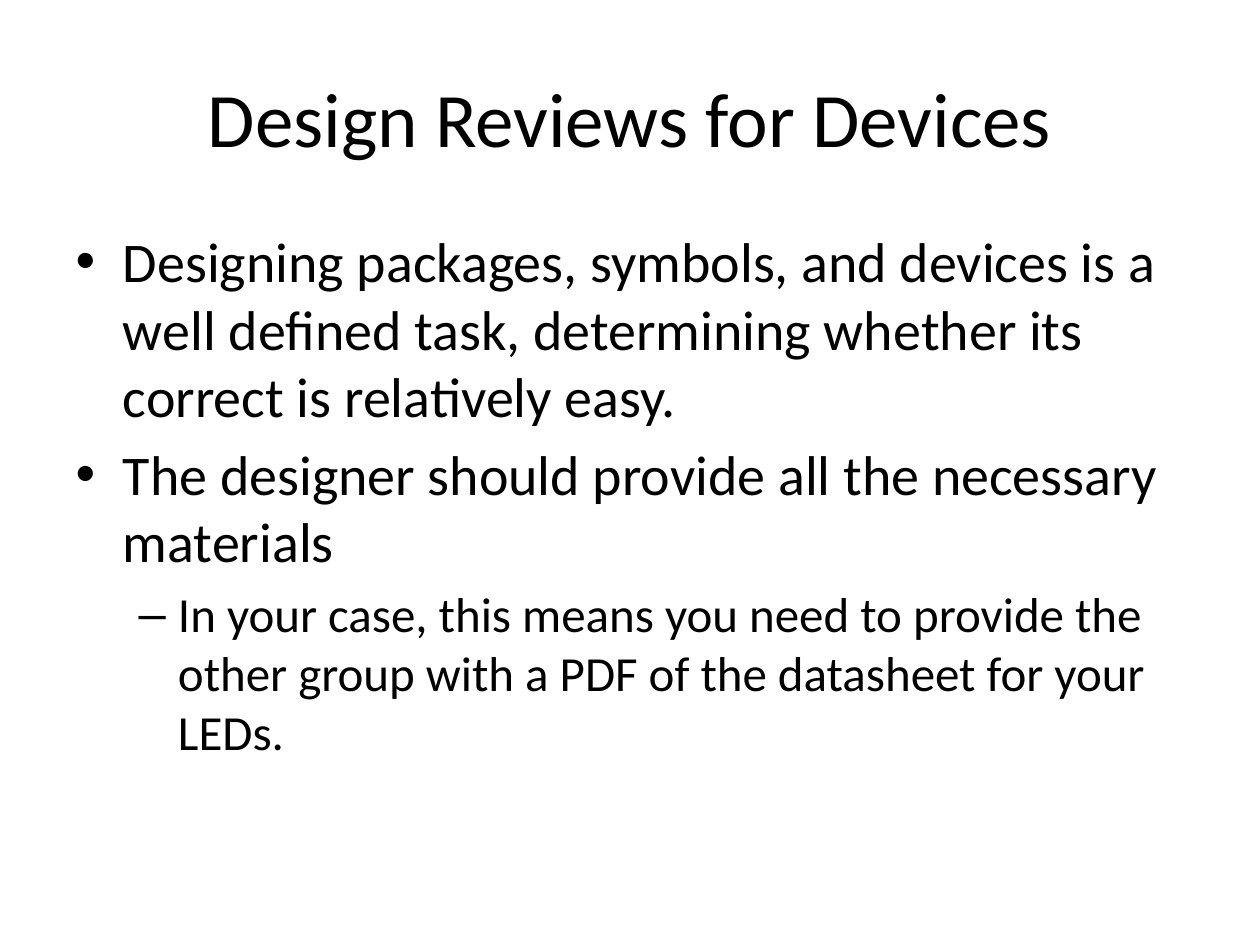
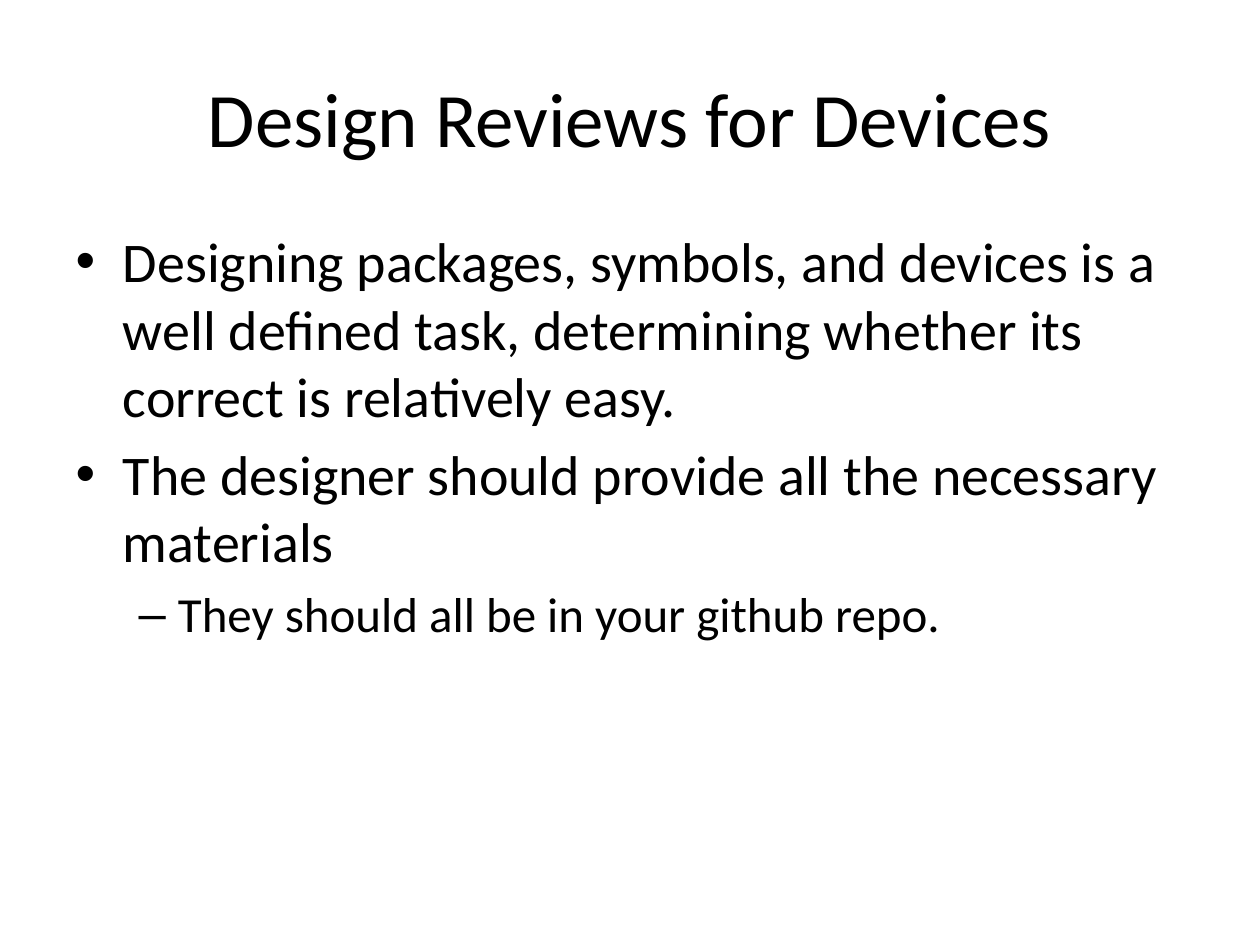
Before and after one commit to NVSL/QuadClass-Resources, a slide deck: slide 5 of Lecture Slides/05-Design Reviews.pptx. Drawn at 1260x945 pixels with LibreOffice and Linux fonts; fonts in the diff are those of the drawing. Boxes give left, top, right and bottom in pixels: in the first picture for what was removed or moved away, otherwise in the second. Text is boxed around its words. In the diff, an @@ line names an element or a change of style, - is before the commit and + after.

Commit message:
jlcpcb design files

```diff
--- a/Lecture Slides/05-Design Reviews.pptx
+++ b/Lecture Slides/05-Design Reviews.pptx
@@ text at [178,598,940,641]: text changed @@
-  – In your case, this means you need to provide the other group with a PDF of the datasheet for your LEDs.
+  – They should all be in your github repo.
```
Also in this commit, not shown: 3 other slides changed, 1 slide added, 3 other files.
